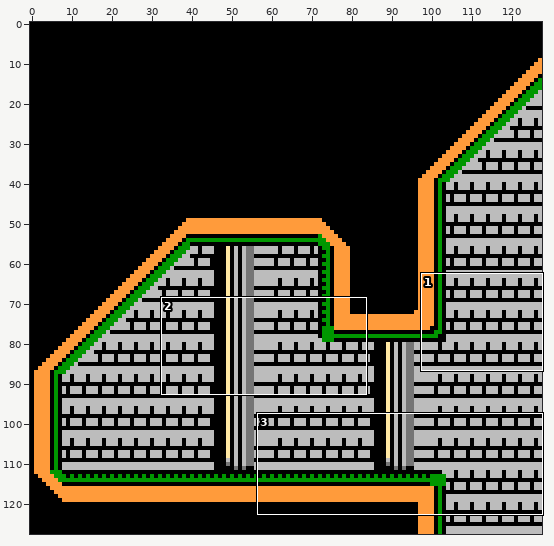
Two versions of one sprite sheet, icons/levels/Sewers_Sewer_Layout_0_Sewer_Object_0.png. Above: a wide view before the commit, with the close-up outlined.
Close-up. Before the commit:
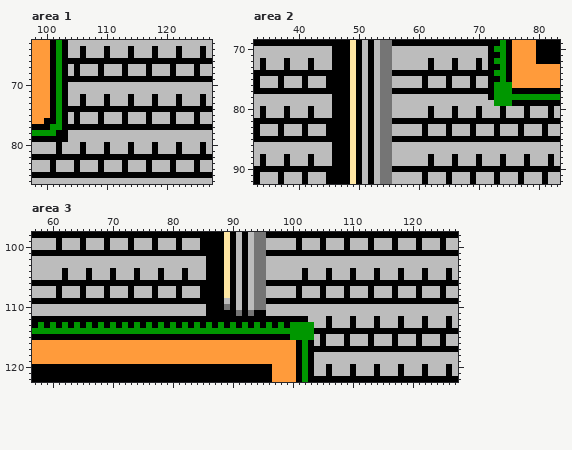
The file is 128x128 pixels. Shown: area 1: x 98..127, y 63..86; area 2: x 33..83, y 69..92; area 3: x 57..127, y 98..122.
After:
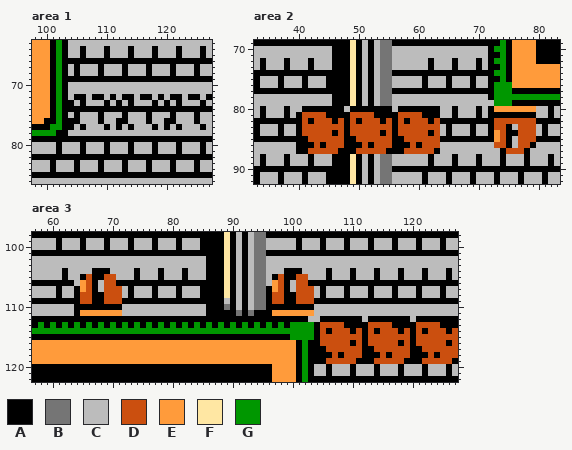
Palette (. is transparent): A #000000  B #757575  C #bcbcbc  D #cb4f0f  E #ff9b3b  F #ffe7a3  G #009700
Edits made:
Area 1:
y 72: x 105 C -> A; x 108..111 CCAC -> AACA; x 113 C -> A; x 116..119 CCAC -> AACA; x 121 C -> A; x 124..127 CCAC -> AACA
y 73: x 104 C -> A; x 112 C -> A; x 120 C -> A
y 76: x 104 C -> A; x 112 C -> A; x 120 C -> A
y 77: x 105 A -> C; x 107..109 AAA -> CCC; x 111 A -> C; x 113 A -> C; x 115..117 AAA -> CCC; x 119 A -> C; x 121 A -> C; x 123..125 AAA -> CCC; x 127 A -> C
y 79: x 104..127 CCCCCCCCCCCCCCCCCCCCCCCC -> AAAAAAAAAAAAAAAAAAAAAAAA
Area 2:
y 80: x 41 C -> A; x 43..45 CCC -> AAA; x 48..49 AF -> CA; x 51 C -> A; x 53..55 CBB -> AAA; x 57..61 CCCCC -> AAAAA; x 63 C -> A; x 72..79 CCACCCAC -> AEEEEEEE
y 81: x 40..45 CCACCC -> ADDDDA; x 49..61 FACACBBCCCCCC -> DDDDAAAADDDDA; x 63 C -> A; x 72..73 CC -> AA; x 75..77 CCC -> AAA; x 79 C -> A
y 82: x 41 A -> D; x 43..45 AAA -> DDD; x 47 A -> D; x 49 F -> D; x 51..55 CACBB -> DDDAD; x 57 A -> D; x 59..61 AAA -> DDD; x 63 A -> D; x 73..79 AAAAAAA -> DDDDDDD
y 83: x 40..47 CACCCAAA -> ADDDDDDD; x 49..63 FACACBBCCCCCACC -> DDDDDDDADDDDDDD; x 72..75 CACC -> ADDA; x 77..79 ACC -> DDD
y 84: x 40..45 CACCCA -> ADDDDD; x 47 A -> D; x 49..63 FACACBBCCCCCACC -> DDDDDADADDDDDAD; x 72..79 CACCCACC -> AEDAADDD
y 85: x 42..47 AAAAAA -> DDDDDD; x 49..55 FACACBB -> ADDDDDD; x 58..63 AAAAAA -> DDDDDD; x 73..74 AA -> ED; x 76..79 AAAA -> CDDD
y 86: x 40..47 CCCCCCAA -> AAADADDD; x 49 F -> A; x 51 C -> D; x 53..63 CBBCCCCCCCC -> DDDAAADADDD; x 73..75 CCC -> DDA; x 77..79 CCC -> DDA
y 87: x 40..46 CCCCCCA -> AADDDDD; x 49..63 FACACBBCCCCCCCC -> ADDDDDAAADDDDDA; x 74..78 CCCCC -> ADDDA
Area 3:
y 104: x 66..70 ACCCA -> CAAAC; x 99..102 CCCA -> AAAC
y 105: x 65..70 CACCCA -> ADAADD; x 97..102 CCCCCA -> ADAADD
y 106: x 64..66 AAA -> CED; x 68..70 AAA -> CDD; x 96..98 AAA -> CED; x 100..102 AAA -> CDD
y 107: x 64..67 CACC -> AEDA; x 69..71 ACC -> DDD; x 96..99 CCCC -> AEDA; x 101..103 ACC -> DDD
y 108: x 64..71 CACCCACC -> ADDAADDD; x 96..103 CCCCCACC -> ADDAADDD
y 109: x 65..66 AA -> DD; x 69..71 AAA -> DDD; x 97..98 AA -> DD; x 101..103 AAA -> DDD
y 110: x 64..71 CCCCCCCC -> AAAAAAAA; x 96..103 CCCCCCCC -> AAAAAAAA
y 111: x 64..71 CCCCCCCC -> AEEEEEEE; x 96..103 CCCCCCCC -> AEEEEEEE
y 112: x 105 C -> A; x 107..109 CCC -> AAA; x 111 C -> A; x 113 C -> A; x 115..117 CCC -> AAA; x 119 C -> A; x 121 C -> A; x 123..125 CCC -> AAA; x 127 C -> A
y 113: x 104..109 CCACCC -> ADDDDA; x 111..117 CCCACCC -> AADDDDA; x 119..125 CCCACCC -> AADDDDA; x 127 C -> A
y 114: x 105 A -> D; x 107..109 AAA -> DDD; x 111 A -> D; x 113 A -> D; x 115..117 AAA -> DDD; x 119 A -> D; x 121 A -> D; x 123..125 AAA -> DDD; x 127 A -> D
y 115: x 104..127 CACCCACCCACCCACCCACCCACC -> ADDDDDDDADDDDDDDADDDDDDD
y 116: x 104..127 CACCCACCCACCCACCCACCCACC -> ADDDDDADADDDDDADADDDDDAD
y 117: x 106..111 AAAAAA -> DDDDDD; x 114..119 AAAAAA -> DDDDDD; x 122..127 AAAAAA -> DDDDDD
y 118: x 104..127 CCCCCCCCCCCCCCCCCCCCCCCC -> AAADADDDAAADADDDAAADADDD
y 119: x 104..127 CCCCCCCCCCCCCCCCCCCCCCCC -> AADDDDDAAADDDDDAAADDDDDA
Pixel boxes of the changes (left, top, right, bottom) in both close-ups:
changed: (68, 94, 212, 142)
changed: (296, 106, 440, 154)
changed: (488, 106, 536, 154)
changed: (74, 268, 122, 316)
changed: (266, 268, 458, 364)
